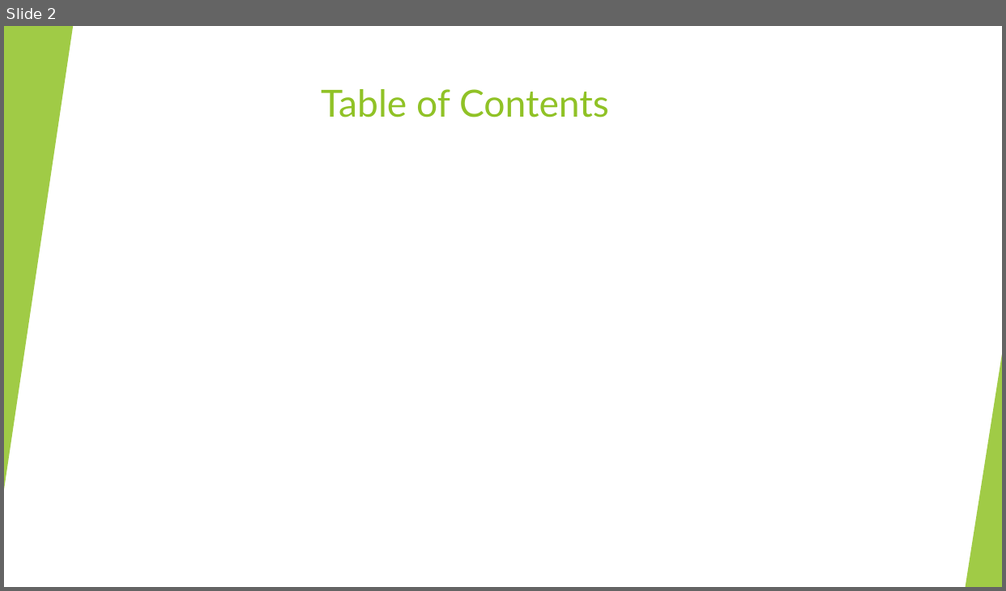
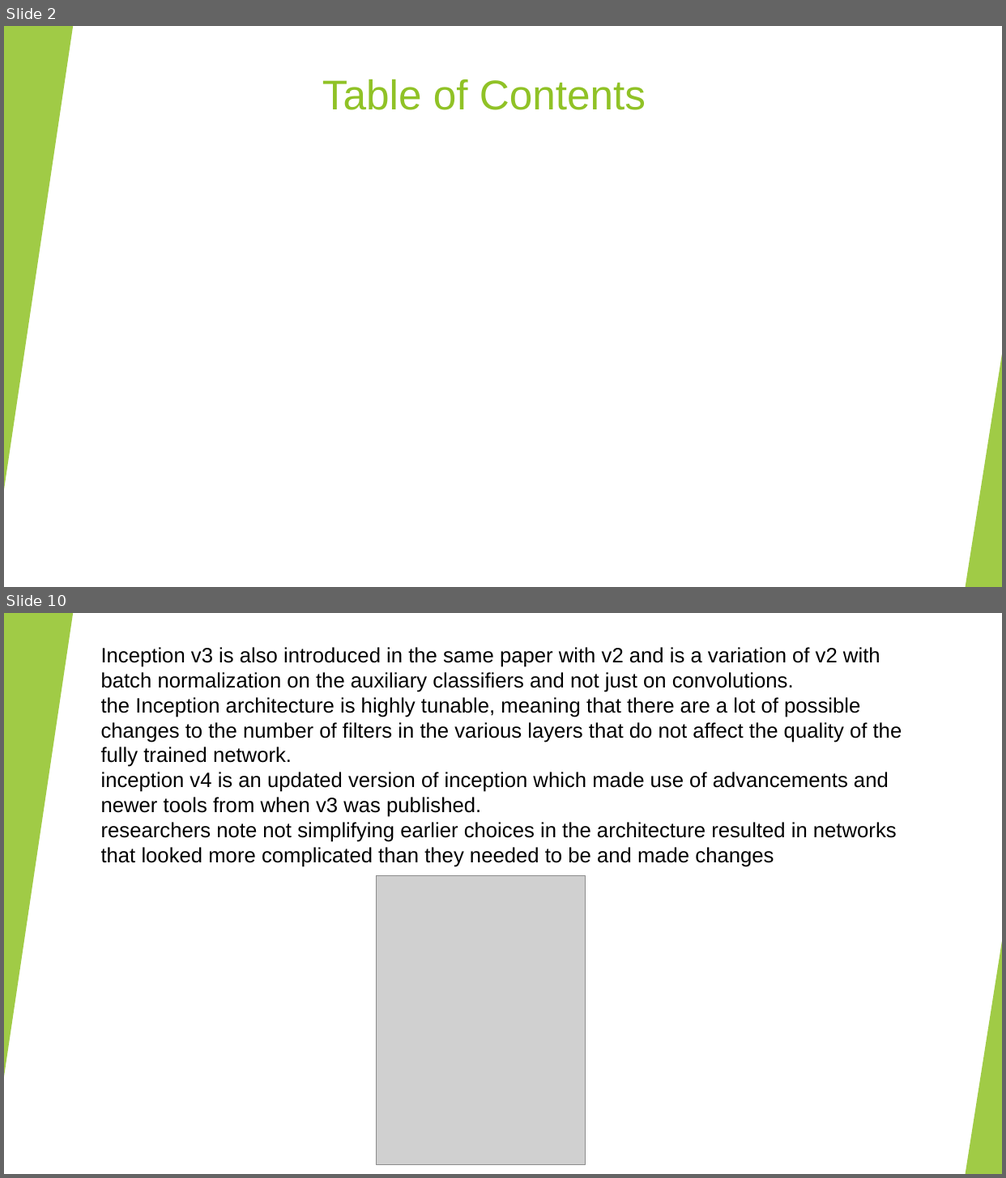
Before and after one commit to Shenhav26/Final_project, a slide deck: capstone project phase A.pptx. Shown one above the other, each under a label of ours: slide 2 before the commit, slides 2 and 10 after it; the slides between them are not shown. The pictures are 1006x591 and 1006x1178 pixels, drawn with LibreOffice and Linux fonts; fonts in the diff are those of the drawing; grey boxes stand for pictures. Boxes give left, top, right and bottom in pixels: in the first picture for what was removed or moved away, otherwise in the second. Text is boxed around its words. In the diff, an @@ line names an element or a change of style, - is before the commit and + after.

```diff
--- a/capstone project phase A.pptx
+++ b/capstone project phase A.pptx
@@ slide 10 added at bbox=[4, 613, 1002, 1174], background #FFFFFF; not listed: 10 template elements that a slide beside it also shows @@
@@ rectangle added at bbox=[4, 613, 1002, 1174], fill #FFFFFF @@
@@ triangle added at bbox=[4, 613, 73, 1077], fill #90C226 at 85% opacity @@
@@ text added at bbox=[101, 647, 902, 867], 20 pt, text #000000 @@
+Inception v3 is also introduced in the same paper with v2 and is a variation of v2 with batch normalization on the auxiliary classifiers and not just on convolutions.
+the Inception architecture is highly tunable, meaning that there are a lot of possible changes to the number of filters in the various layers that do not affect the quality of the fully trained network.
+inception v4 is an updated version of inception which made use of advancements and newer tools from when v3 was published.
+researchers note not simplifying earlier choices in the architecture resulted in networks that looked more complicated than they needed to be and made changes
@@ picture added at bbox=[377, 876, 585, 1165] @@
@@ triangle added at bbox=[965, 942, 1002, 1174], fill #90C226 at 85% opacity @@
@@ slide 2 changed as well @@
@@ title "Table of Contents": place and size @@
-title "Table of Contents" at bbox=[321, 89, 609, 118]
+title "Table of Contents" at bbox=[322, 79, 646, 110]
@@ title "Table of Contents" at bbox=[322, 79, 646, 110]: size 36 to 40 pt, font Lato to Arial @@
```
Also in this commit, not shown: 5 other slides changed, 9 other slides added.
